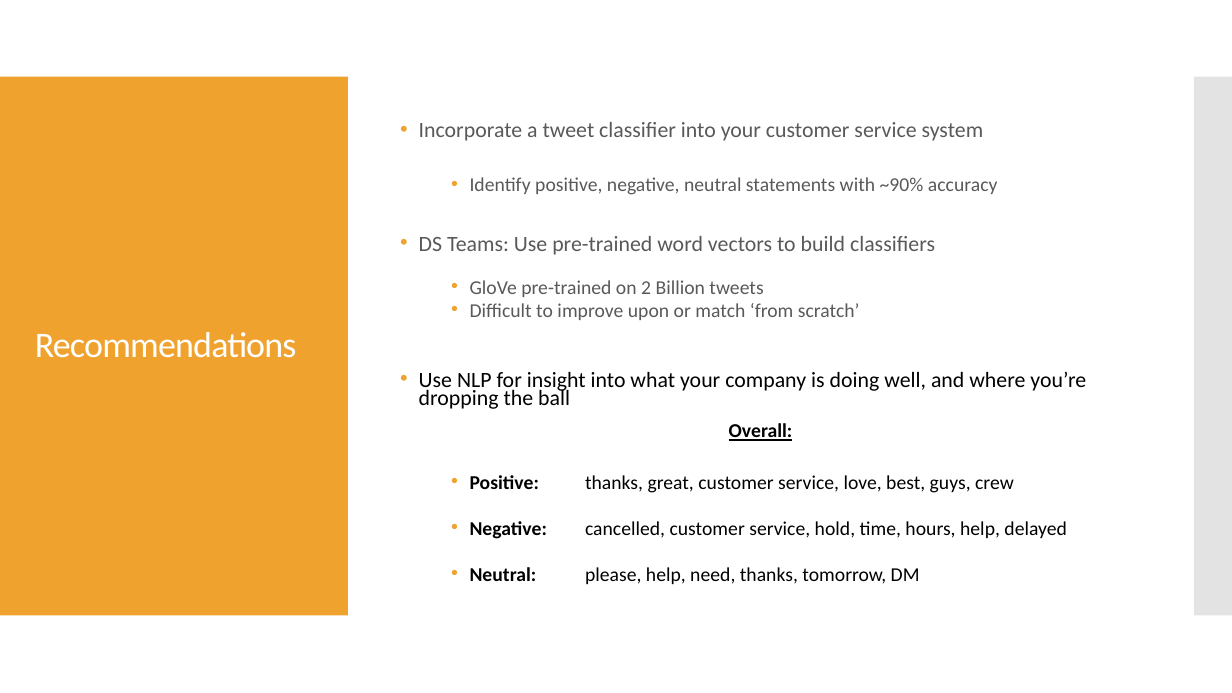
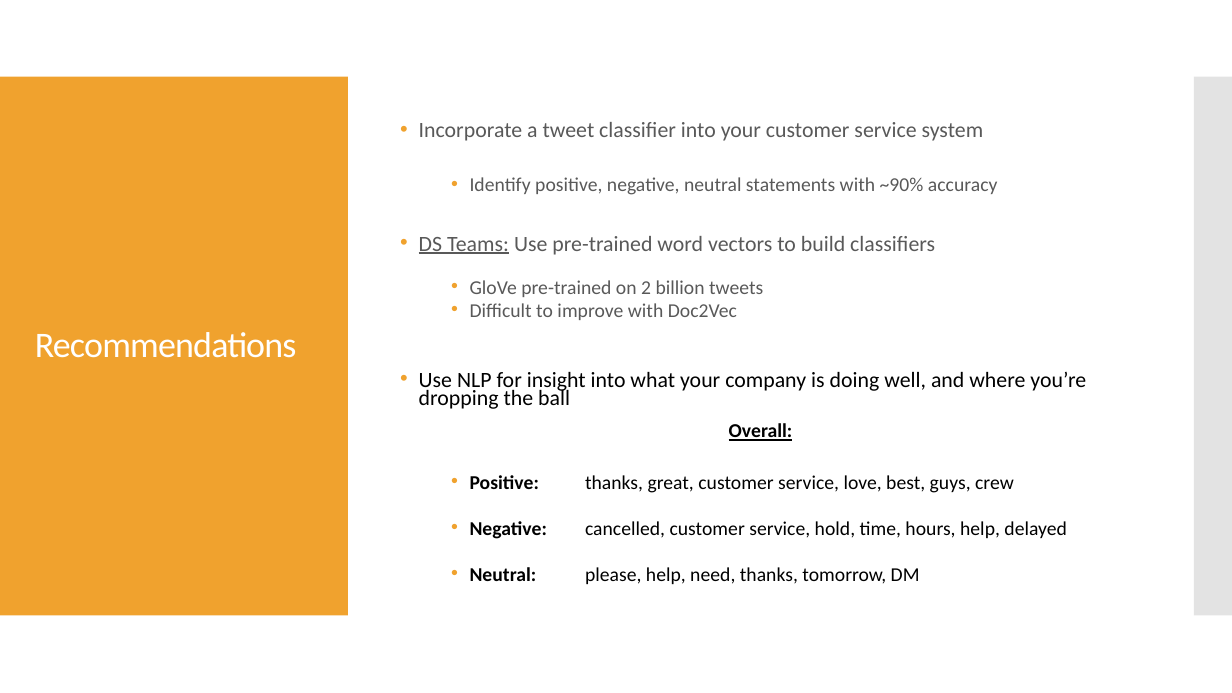
Before and after one commit to douglaspsteen/dsc-capstone-project-v2-online-ds-ft-100719, a slide deck: slide 8 of doug_steen_capstone_pres.pptx. Drawn at 1232x693 pixels with LibreOffice and Linux fonts; fonts in the diff are those of the drawing. Boxes give left, top, right and bottom in pixels: in the first picture for what was removed or moved away, otherwise in the second. Text is boxed around its words. In the diff, an @@ line names an element or a change of style, - is before the commit and + after.

```diff
--- a/doug_steen_capstone_pres.pptx
+++ b/doug_steen_capstone_pres.pptx
@@ text at [419, 236, 935, 255]: underline on in "DS Teams:" @@
@@ text at [470, 280, 763, 320]: text changed @@
-  • GloVe pre-trained on 2 Billion tweets
-  • Difficult to improve upon or match ‘from scratch’
+  • GloVe pre-trained on 2 billion tweets
+  • Difficult to improve with Doc2Vec
```
Also in this commit, not shown: 5 other slides changed, 1 other file.
